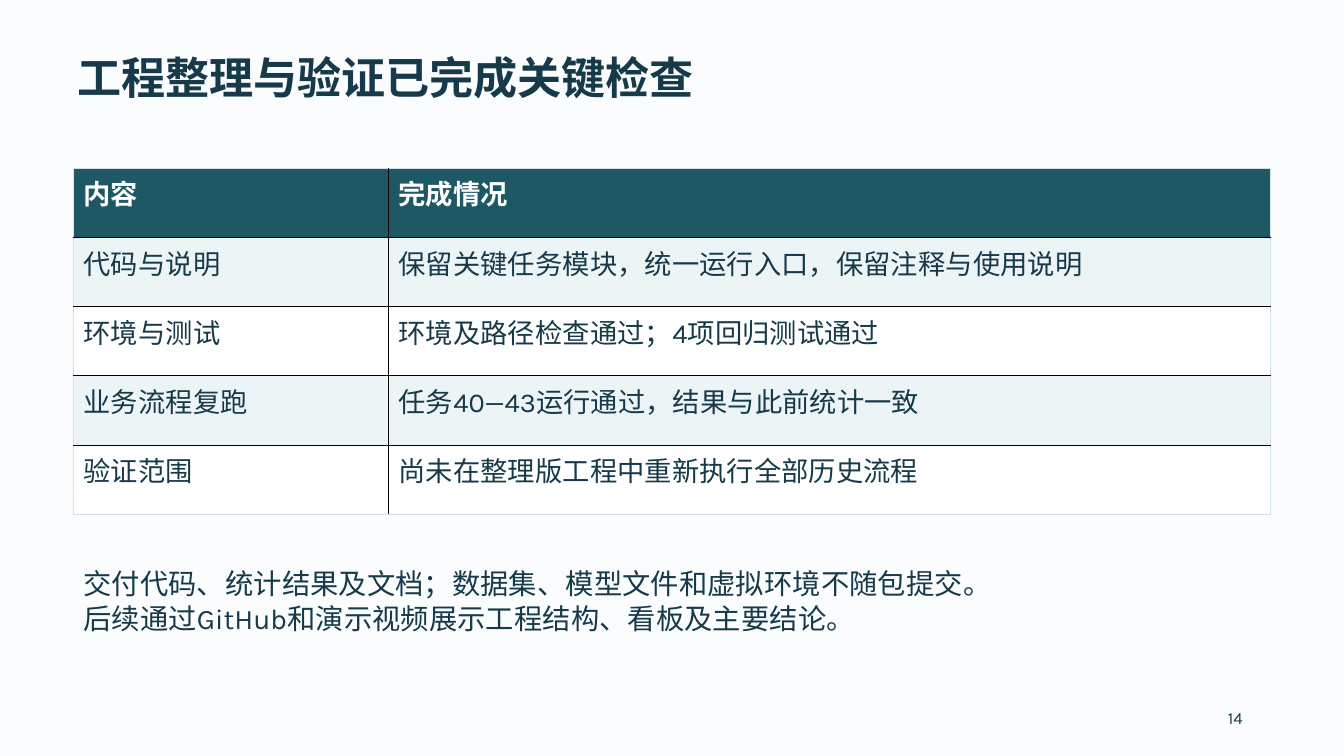
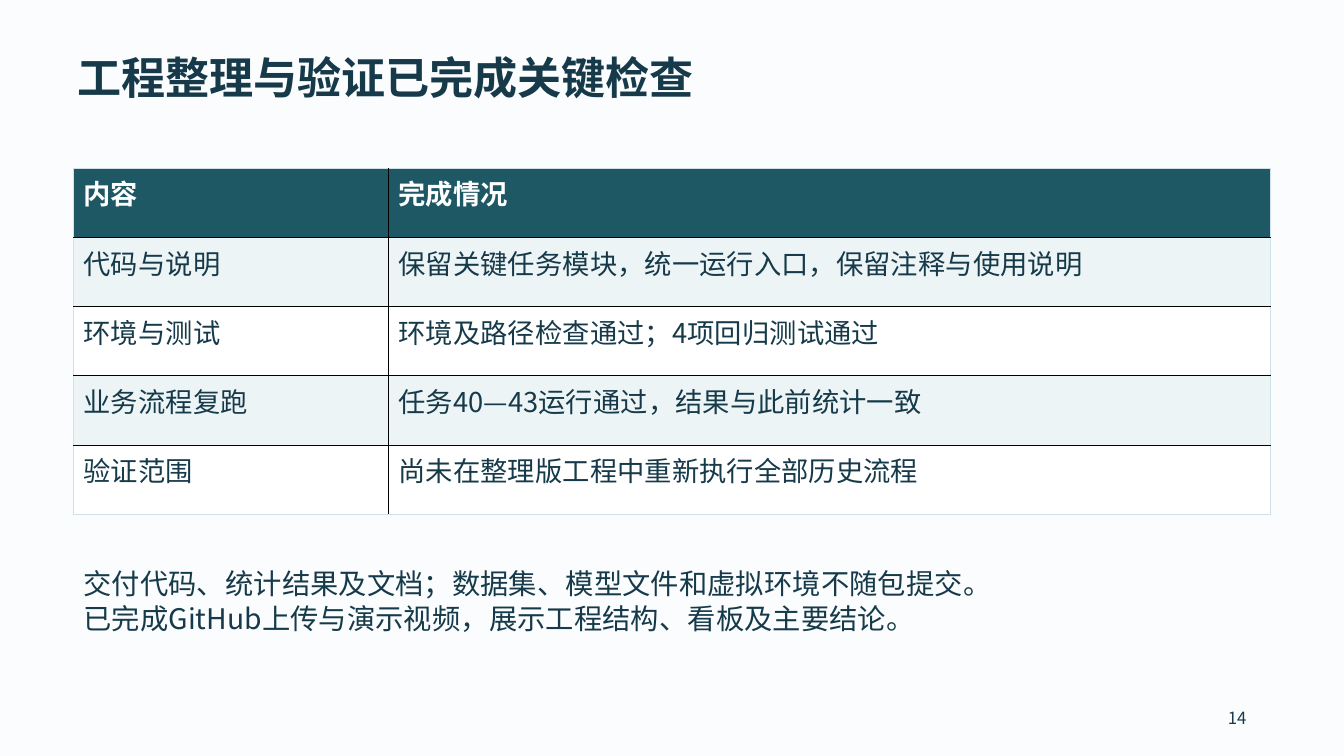
Before and after one commit to Zeya0825/amazon-data-analysis, a slide deck: slide 14 of docs/胡泽雅_Amazon项目总结.pptx. Drawn at 1344x756 pixels with LibreOffice and Linux fonts; fonts in the diff are those of the drawing. Boxes give left, top, right and bottom in pixels: in the first picture for what was removed or moved away, otherwise in the second. Text is boxed around its words. In the diff, an @@ line names an element or a change of style, - is before the commit and + after.

```diff
--- a/docs/胡泽雅_Amazon项目总结.pptx
+++ b/docs/胡泽雅_Amazon项目总结.pptx
@@ table at <box>74,168,1270,515</box> @@
@@ font Karla to Noto Sans CJK SC @@
@@ text at <box>83,605,914,632</box>: text changed; font Karla to Noto Sans CJK SC @@
-后续通过GitHub和演示视频展示工程结构、看板及主要结论。
+已完成GitHub上传与演示视频，展示工程结构、看板及主要结论。
@@ text "14" at <box>1228,711,1247,724</box>: font Karla to Noto Sans CJK SC @@
```
Also in this commit, not shown: 4 other slides changed, 1 other file.
